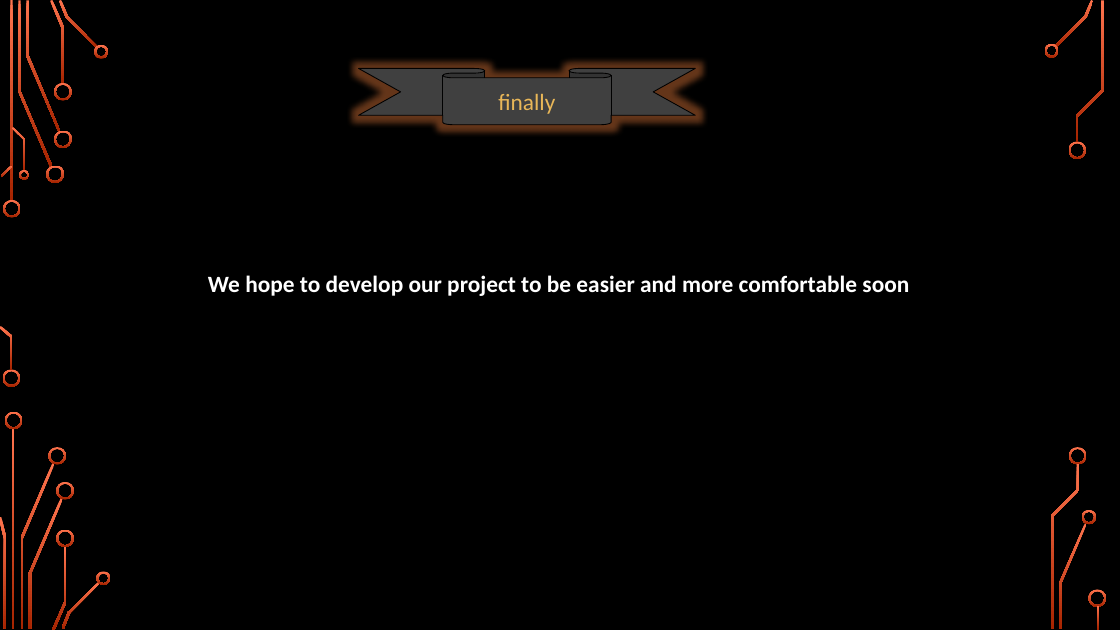
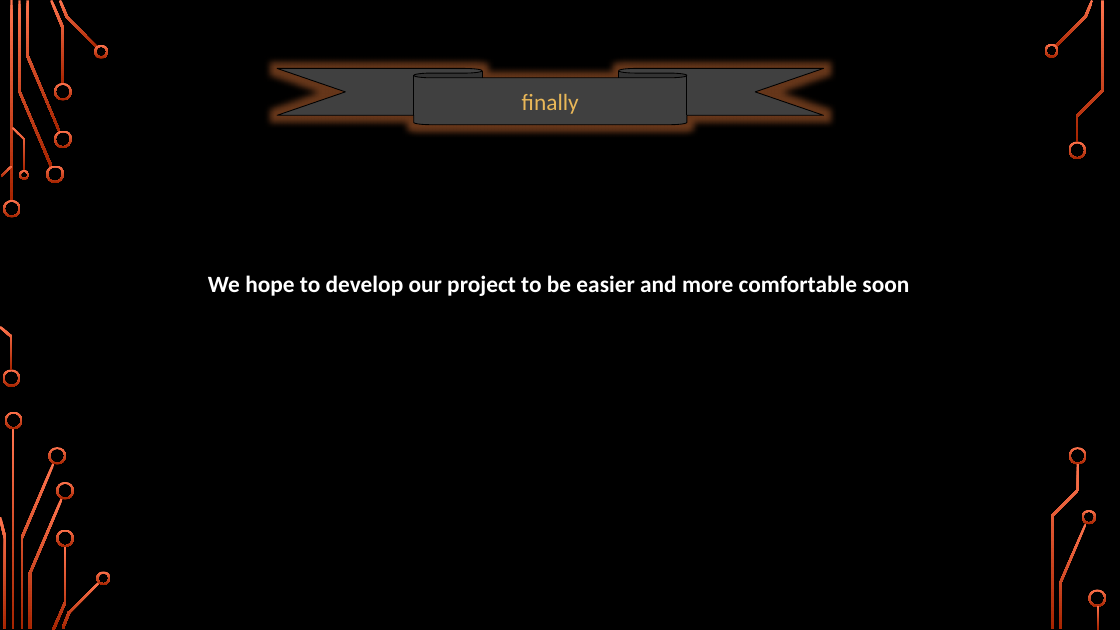
Before and after one commit to abdo6565d/Controlling-Car-with-Hand-Motion, a slide deck: slide 13 of Controlling car with hand motion.pptx (slide 12 before the commit). Drawn at 1120x630 pixels with LibreOffice and Linux fonts; fonts in the diff are those of the drawing; background and template pictures are left out. Boxes give left, top, right and bottom in pixels: in the first picture for what was removed or moved away, otherwise in the second. Text is boxed around its words. In the diff, an @@ line names an element or a change of style, - is before the commit and + after.

```diff
--- a/Controlling car with hand motion.pptx
+++ b/Controlling car with hand motion.pptx
@@ ribbon "finally": place and size @@
-ribbon "finally" at <box>359,68,696,124</box>
+ribbon "finally" at <box>277,68,824,124</box>
```
Also in this commit, not shown: 3 other slides changed, 1 slide added.
